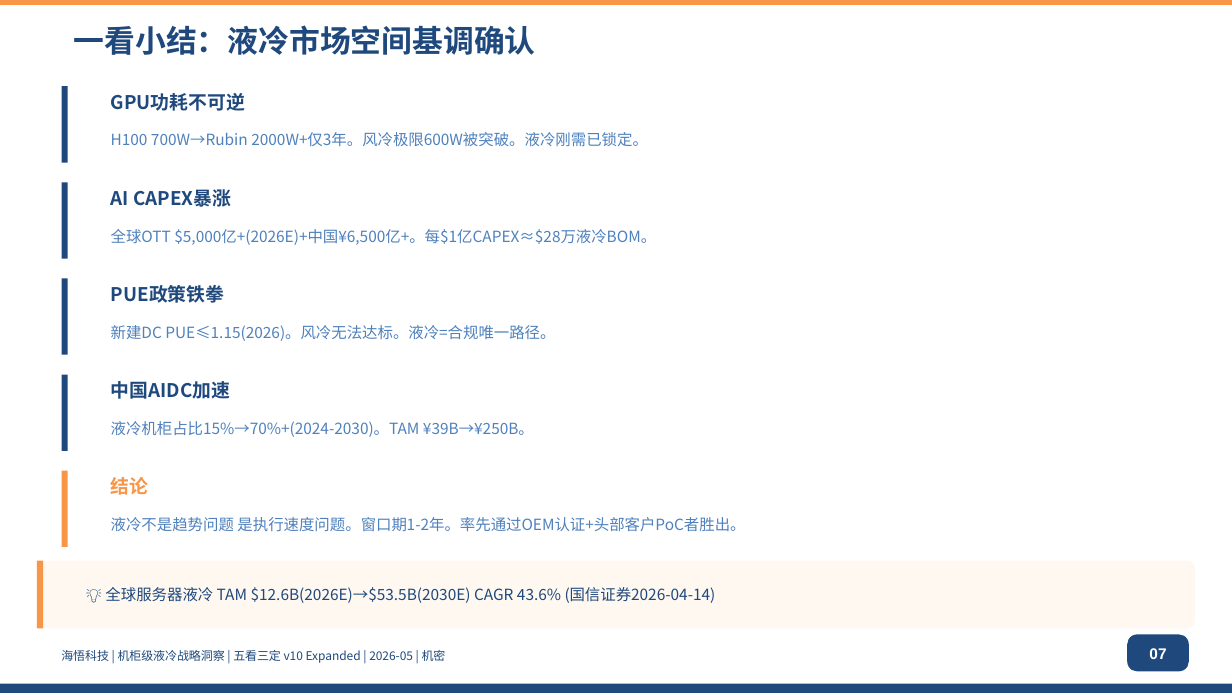
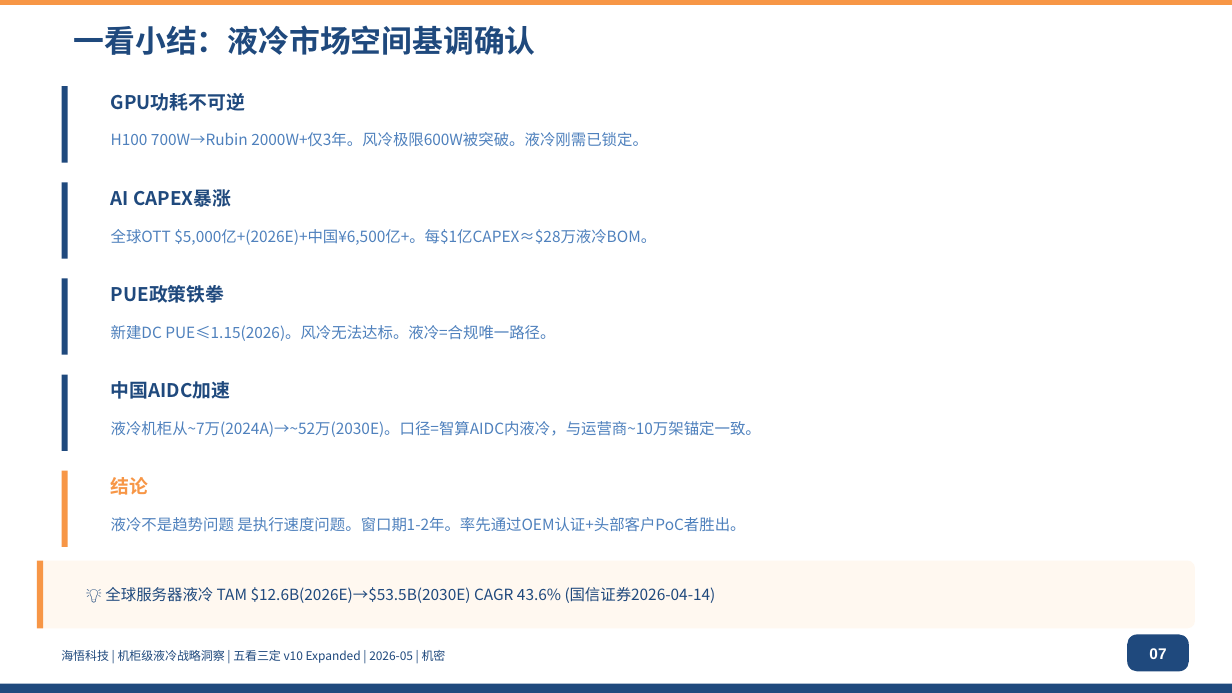
Before and after one commit to marshall9900/liquid-cooling-ecosystem, a slide deck: slide 7 of analysis/liquid-cooling/ppt/海悟液冷五看三定-Expanded-R4-updated-20260510.pptx. Drawn at 1232x693 pixels with LibreOffice and Linux fonts; fonts in the diff are those of the drawing. Boxes give left, top, right and bottom in pixels: in the first picture for what was removed or moved away, otherwise in the second. Text is boxed around its words. In the diff, an @@ line names an element or a change of style, - is before the commit and + after.

Commit message:
fix: 液冷机柜数据口径修正 — 基础从全量→智算AIDC锚定
根因: s005将液冷占比(30-70%)应用于全中国1,085万架在架机柜
→ 推得325万液冷机柜 与运营商实际~10万架严重不符

修复:
- s005: 液冷机柜=智算负载÷单柜功率×液冷渗透率
  2024A~7万→2030E~52万(锚定运营商+OTT+区域智算三源)
- s007: 移除"占比15%→70%"和TAM ¥39B→¥250B误导表述
- s072: 电源冷板TAM ¥39B→¥19B(52万柜×120片×¥300)
- s075: Manifold出货80K→600K套(锚定52万柜)
- v10 slide-08: 液冷机柜口径同步修正
- 新增显式推导过程+源注释→铁律⑪推算公式透明化

```diff
--- a/analysis/liquid-cooling/ppt/海悟液冷五看三定-Expanded-R4-updated-20260510.pptx
+++ b/analysis/liquid-cooling/ppt/海悟液冷五看三定-Expanded-R4-updated-20260510.pptx
@@ text at [111, 421, 761, 437]: text changed @@
-液冷机柜占比15%→70%+(2024-2030)。TAM ¥39B→¥250B。
+液冷机柜从~7万(2024A)→~52万(2030E)。口径=智算AIDC内液冷，与运营商~10万架锚定一致。
```
Also in this commit, not shown: 5 other slides changed, 7 other files.
